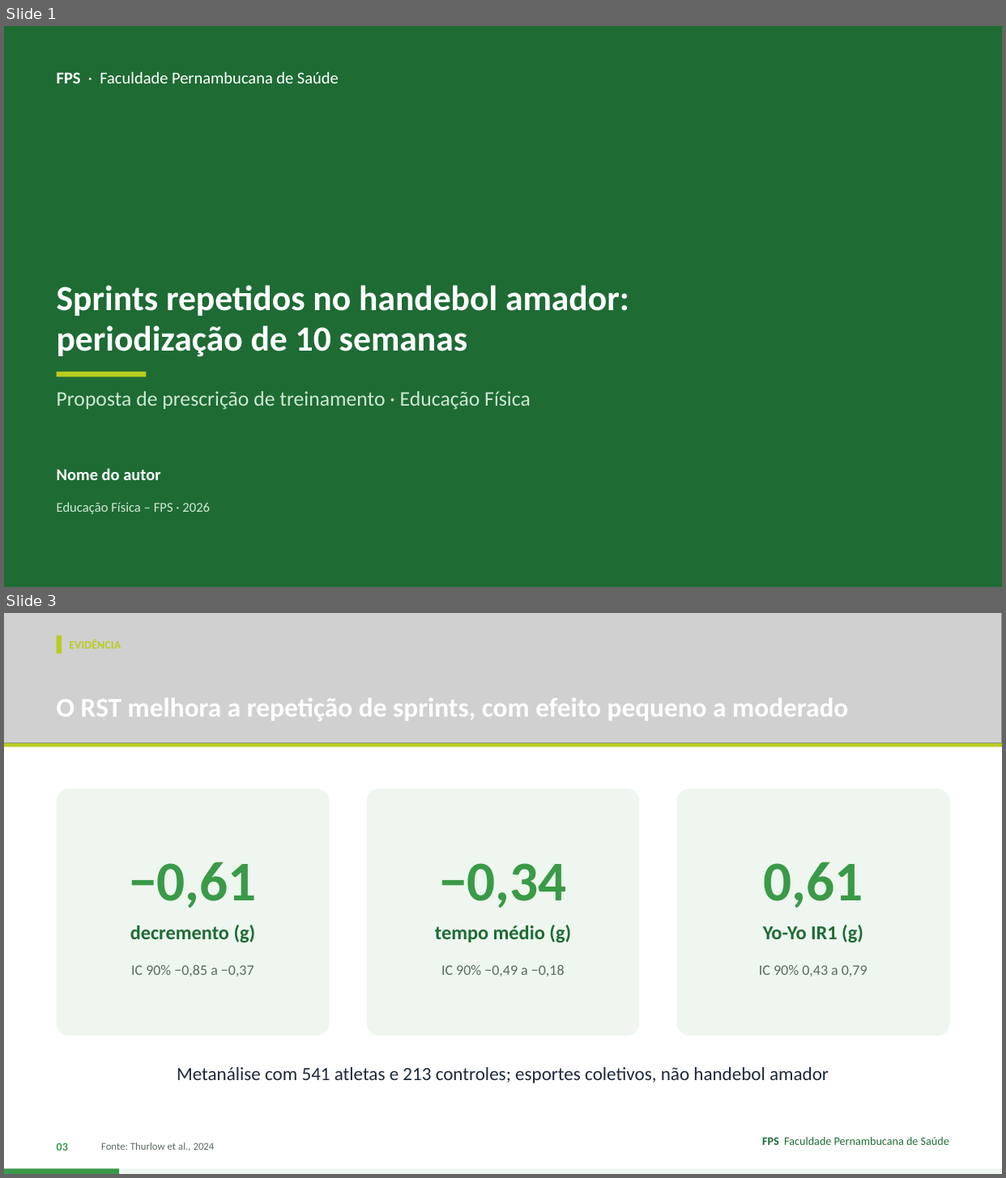
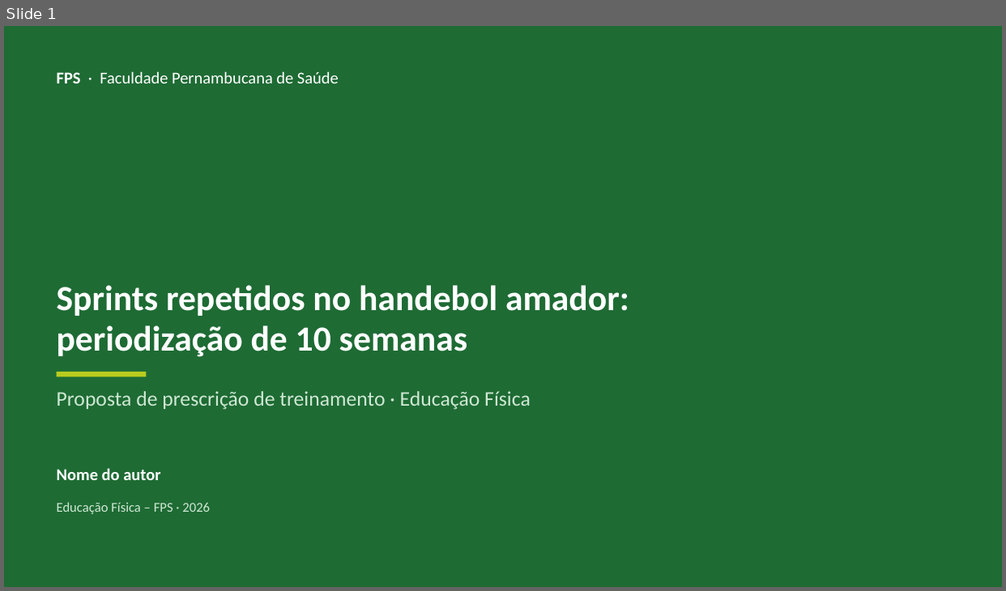
Before and after one commit to Institutomoraisandrade/CRM, a slide deck: trabalho-fps/trabalhos/2026-11-11-handebol-rsa/apresentacao.pptx. Shown one above the other, each under a label of ours: slides 1 and 3 before the commit, slide 1 after it; the slides between them are not shown. The pictures are 1006x1178 and 1006x591 pixels, drawn with LibreOffice and Linux fonts; fonts in the diff are those of the drawing; grey boxes stand for pictures; background and template pictures are left out; a plain dark background stands for a picture behind light text. Boxes give left, top, right and bottom in pixels: in the first picture for what was removed or moved away, otherwise in the second. Text is boxed around its words. In the diff, an @@ line names an element or a change of style, - is before the commit and + after.

```diff
--- a/trabalho-fps/trabalhos/2026-11-11-handebol-rsa/apresentacao.pptx
+++ b/trabalho-fps/trabalhos/2026-11-11-handebol-rsa/apresentacao.pptx
@@ slide 3 removed at [4, 613, 1002, 1174], background #FFFFFF @@
@@ picture removed at [4, 613, 1002, 743] @@
@@ rectangle removed at [57, 636, 62, 653] @@
@@ text removed at [69, 639, 121, 649] @@
-EVIDÊNCIA
@@ text removed at [57, 698, 848, 721] @@
-O RST melhora a repetição de sprints, com efeito pequeno a moderado
@@ rectangle removed at [4, 743, 1002, 747] @@
@@ rounded rectangle removed at [57, 789, 329, 1036] @@
@@ rounded rectangle removed at [366, 789, 639, 1036] @@
@@ rounded rectangle removed at [677, 789, 949, 1036] @@
@@ text removed at [129, 862, 257, 908] @@
-−0,61
@@ text removed at [439, 863, 567, 908] @@
-−0,34
@@ text removed at [763, 862, 863, 908] @@
-0,61
@@ text removed at [130, 925, 256, 943] @@
-decremento (g)
@@ text removed at [435, 925, 571, 943] @@
-tempo médio (g)
@@ text removed at [763, 925, 863, 943] @@
-Yo-Yo IR1 (g)
@@ text removed at [131, 965, 254, 977] @@
-IC 90% −0,85 a −0,37
@@ text removed at [441, 965, 565, 977] @@
-IC 90% −0,49 a −0,18
@@ text removed at [759, 965, 867, 977] @@
-IC 90% 0,43 a 0,79
@@ text removed at [177, 1067, 829, 1084] @@
-Metanálise com 541 atletas e 213 controles; esportes coletivos, não handebol amador
@@ text removed at [57, 1143, 68, 1151] @@
-03
@@ text removed at [101, 1143, 215, 1152] @@
-Fonte: Thurlow et al., 2024
@@ text removed at [762, 1137, 949, 1145] @@
-FPS Faculdade Pernambucana de Saúde
@@ rectangle removed at [4, 1169, 1002, 1174] @@
@@ rectangle removed at [4, 1169, 119, 1174] @@
```
Also in this commit, not shown: 13 slides changed, 1 slide added, 14 other slides removed, 4 other files.
